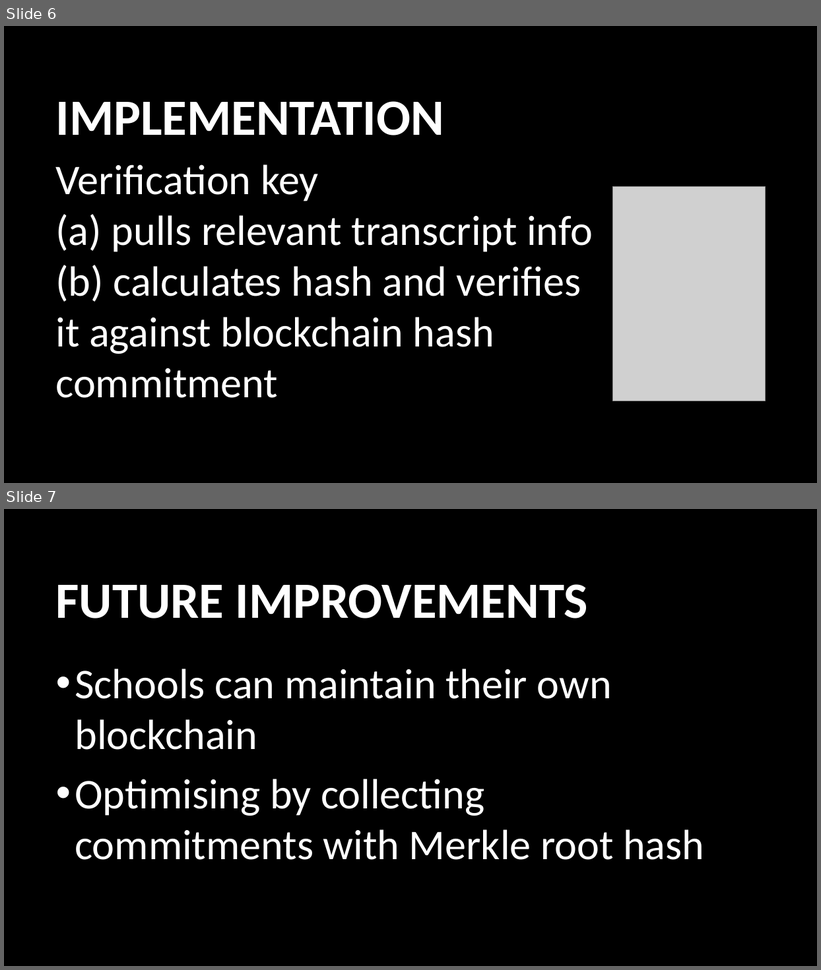
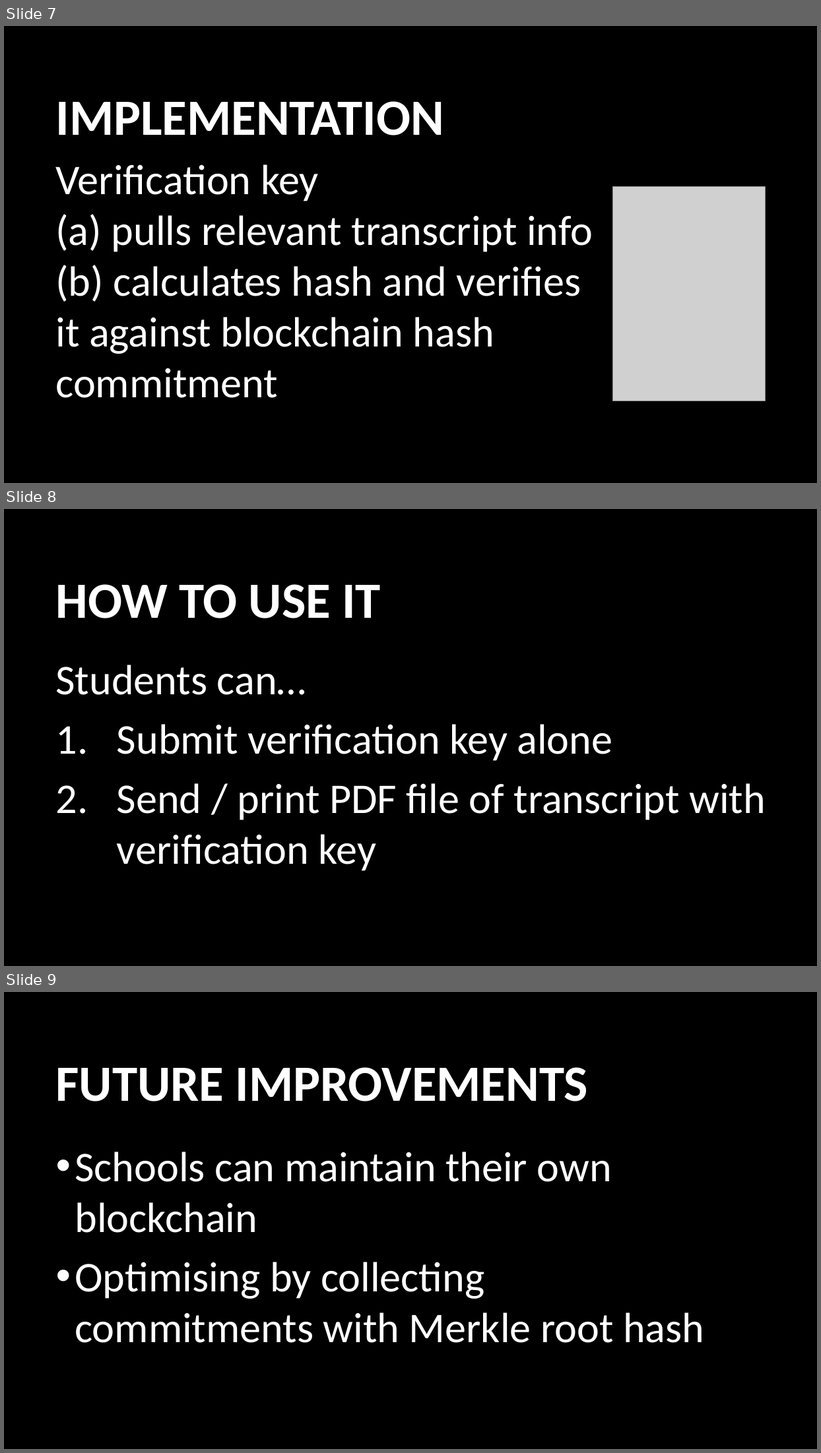
Before and after one commit to usop7/MachoHacks2018, a slide deck: MachoHacks2018.pptx. Shown one above the other, each under a label of ours: slides 6 and 7 before the commit, slides 7, 8 and 9 after it. The pictures are 821x970 and 821x1453 pixels, drawn with LibreOffice and Linux fonts; fonts in the diff are those of the drawing; grey boxes stand for pictures; background and template pictures are left out. Boxes give left, top, right and bottom in pixels: in the first picture for what was removed or moved away, otherwise in the second. Text is boxed around its words. In the diff, an @@ line names an element or a change of style, - is before the commit and + after.

```diff
--- a/MachoHacks2018.pptx
+++ b/MachoHacks2018.pptx
@@ slide 8 added at <box>4,509,817,966</box>, background picture (left out) @@
@@ title added at <box>56,584,381,619</box>, 60 pt, text #FFFFFF, bold @@
+HOW TO USE IT
@@ text added at <box>56,665,766,871</box>, 50 pt, text #FFFFFF @@
+Students can…
+1. Submit verification key alone
+2. Send / print PDF file of transcript with verification key
@@ what was slide 6 is now slide 7 @@
@@ what was slide 7 is now slide 9 @@
```
Also in this commit, not shown: 2 slides changed, 1 other slide added.
